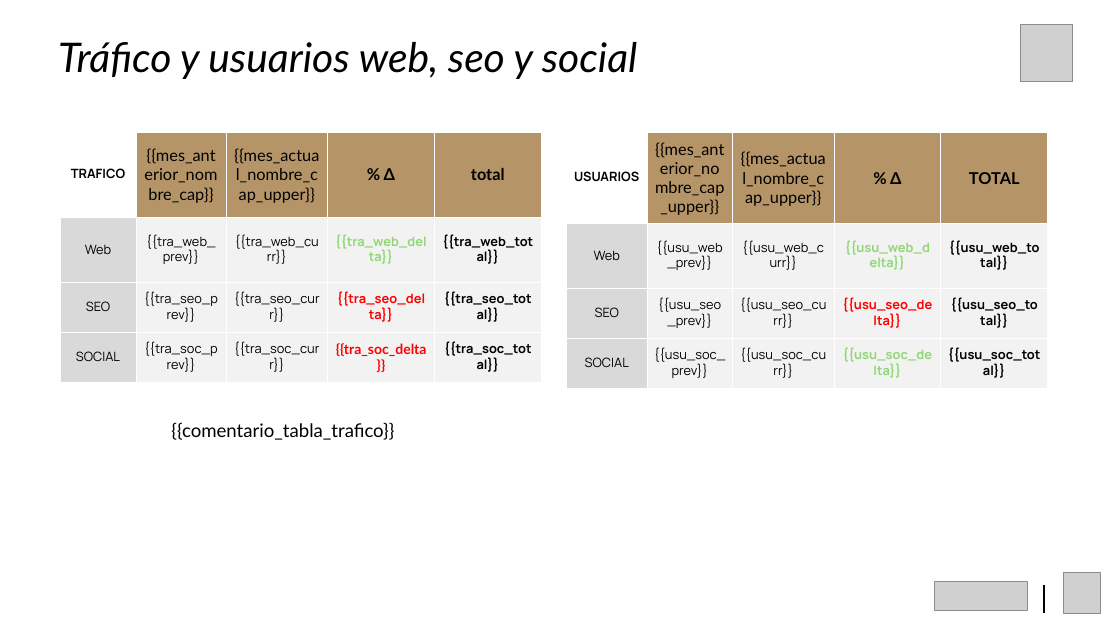
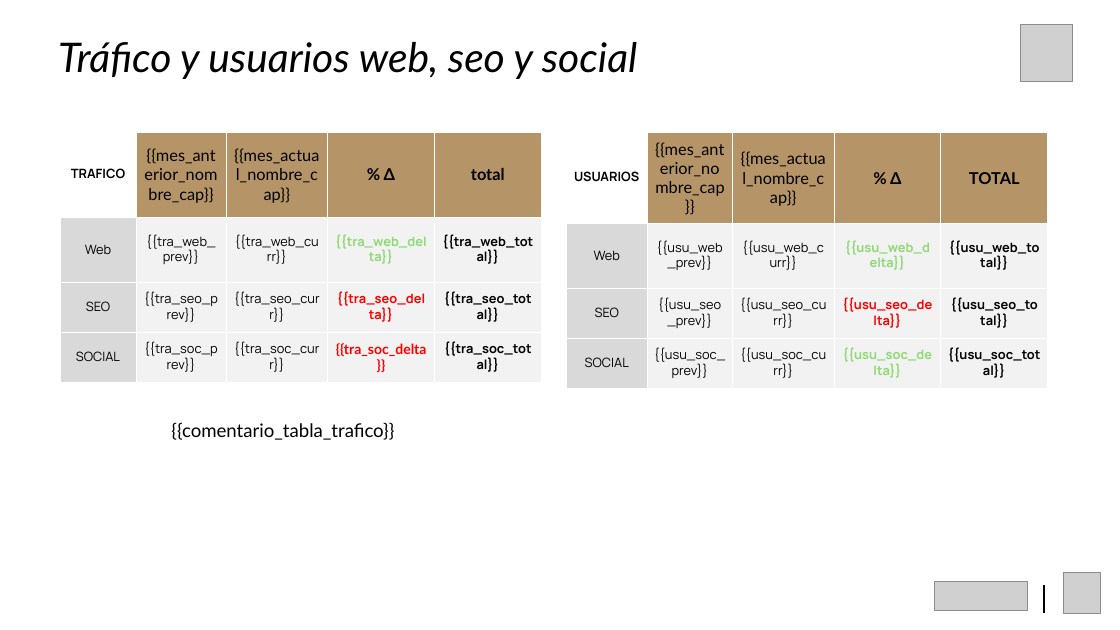
Before and after one commit to eleonoragabriele02/client-reports-automation, a slide deck: slide 8 of Malne-Template.pptx. Drawn at 1120x630 pixels with LibreOffice and Linux fonts; fonts in the diff are those of the drawing; grey boxes stand for pictures. Boxes give left, top, right and bottom in pixels: in the first picture for what was removed or moved away, otherwise in the second. Text is boxed around its words. In the diff, an @@ line names an element or a change of style, - is before the commit and + after.

```diff
--- a/Malne-Template.pptx
+++ b/Malne-Template.pptx
@@ table at (60, 132, 541, 382) @@
-row 1, column 3: {{mes_actual_nombre_cap_upper}}
+row 1, column 3: {{mes_actual_nombre_cap}}
@@ table at (566, 132, 1048, 382) @@
-row 1, column 2: {{mes_anterior_nombre_cap_upper}}
+row 1, column 2: {{mes_anterior_nombre_cap}}
-row 1, column 3: {{mes_actual_nombre_cap_upper}}
+row 1, column 3: {{mes_actual_nombre_cap}}
```
Also in this commit, not shown: 1 other slide changed.
